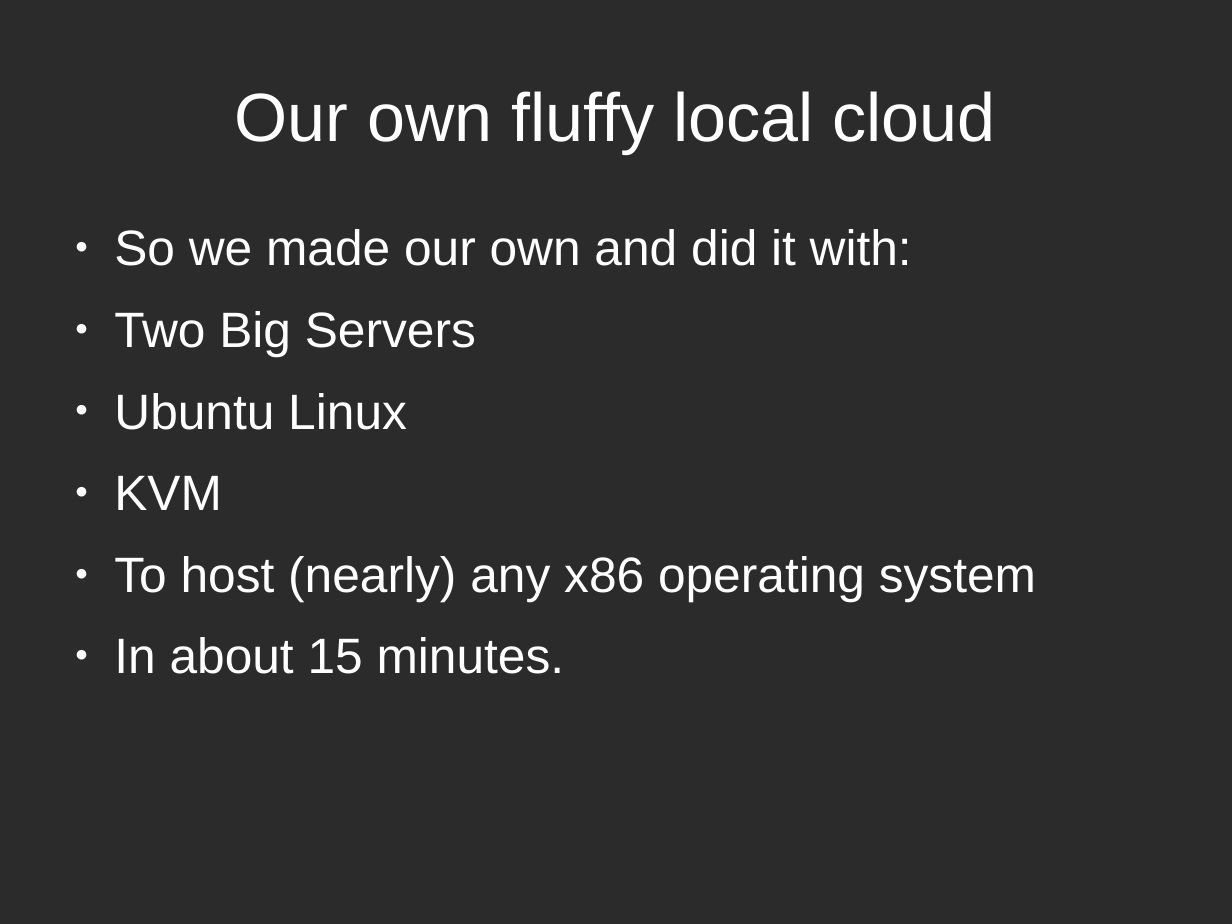
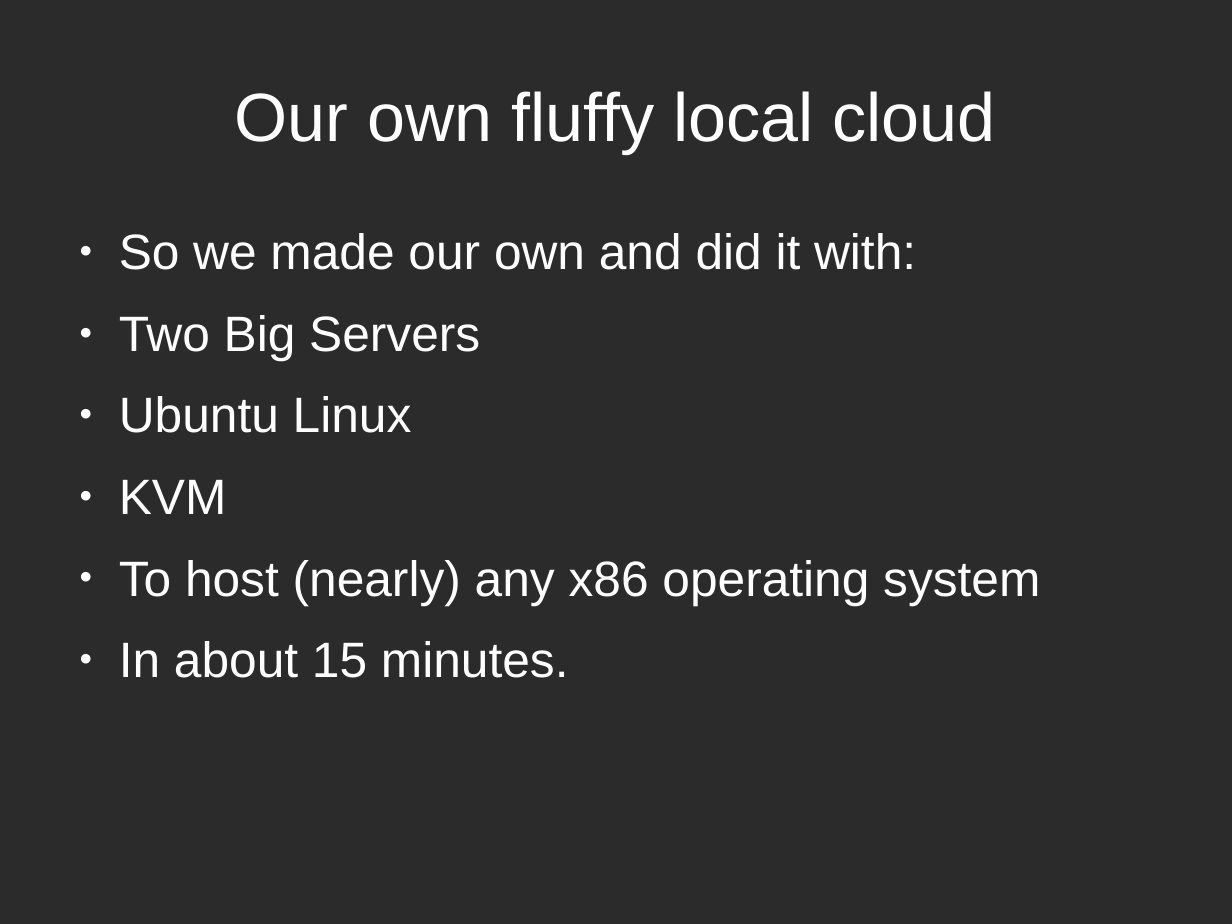
Before and after one commit to ruebot/SuperConference-2011---Cloud-computing, a slide deck: slide 19 of sc-2011-local-clouds.odp. Drawn at 1232x924 pixels with LibreOffice and Linux fonts; fonts in the diff are those of the drawing; background and template pictures are left out; a plain dark background stands for a picture behind light text. Boxes give left, top, right and bottom in pixels: in the first picture for what was removed or moved away, otherwise in the second. Text is boxed around its words. In the diff, an @@ line names an element or a change of style, - is before the commit and + after.

```diff
--- a/sc-2011-local-clouds.odp
+++ b/sc-2011-local-clouds.odp
@@ text "So we made our own ...": place and size @@
-text "So we made our own ..." at [114, 229, 1036, 674]
+text "So we made our own ..." at [119, 233, 1040, 678]
```
Also in this commit, not shown: 1 other slide changed.
